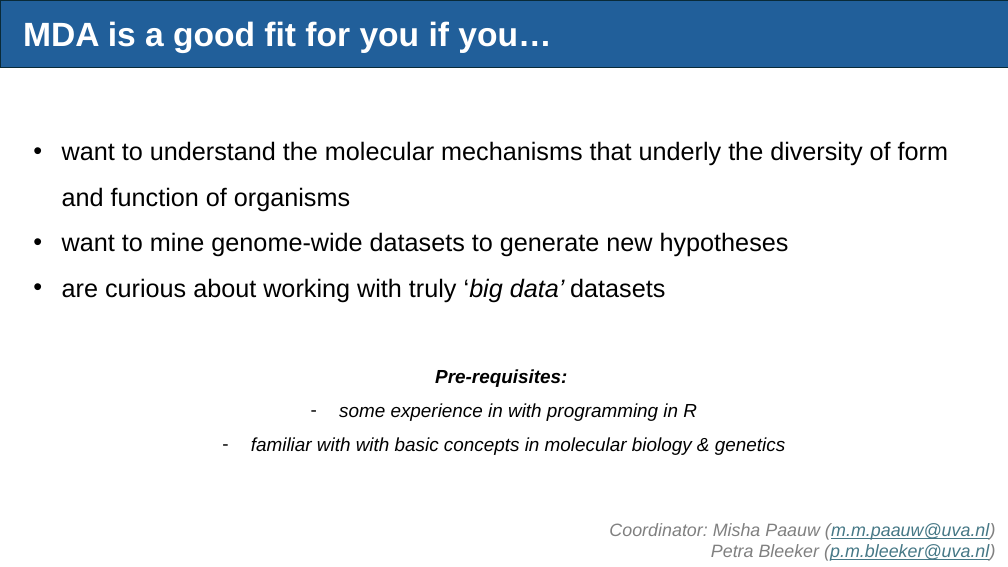
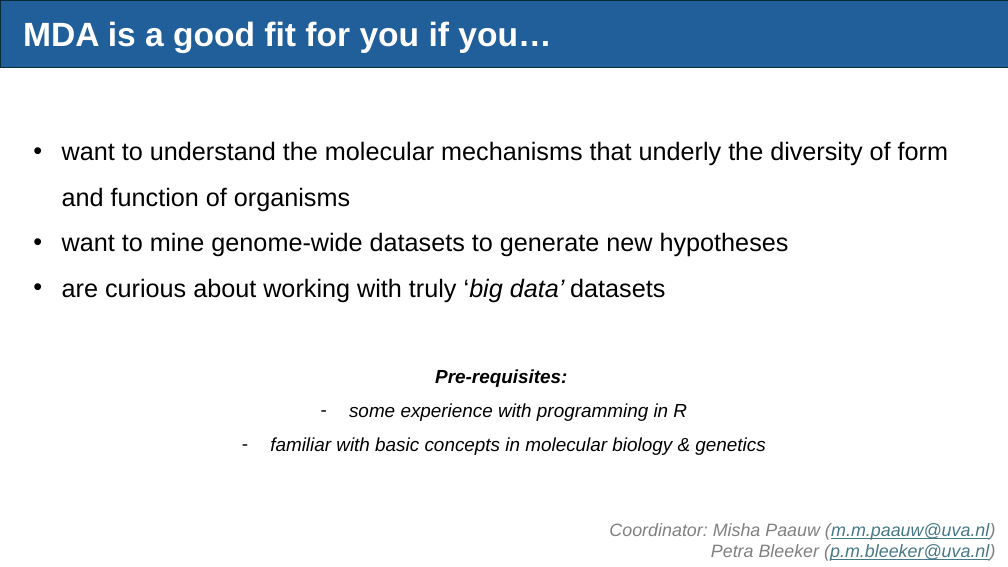
Before and after one commit to mishapaauw/molecular-data-analysis, a slide deck: slide 2 of lectures/QS_pitch_MDA_2026.pptx. Drawn at 1008x567 pixels with LibreOffice and Linux fonts; fonts in the diff are those of the drawing. Boxes give left, top, right and bottom in pixels: in the first picture for what was removed or moved away, otherwise in the second. Text is boxed around its words. In the diff, an @@ line names an element or a change of style, - is before the commit and + after.

```diff
--- a/lectures/QS_pitch_MDA_2026.pptx
+++ b/lectures/QS_pitch_MDA_2026.pptx
@@ text at (x1=270, y1=403, x2=765, y2=455): text changed @@
-– some experience in with programming in R
-– familiar with with basic concepts in molecular biology & genetics
+– some experience with programming in R
+– familiar with basic concepts in molecular biology & genetics
```
Also in this commit, not shown: 6 other files.
